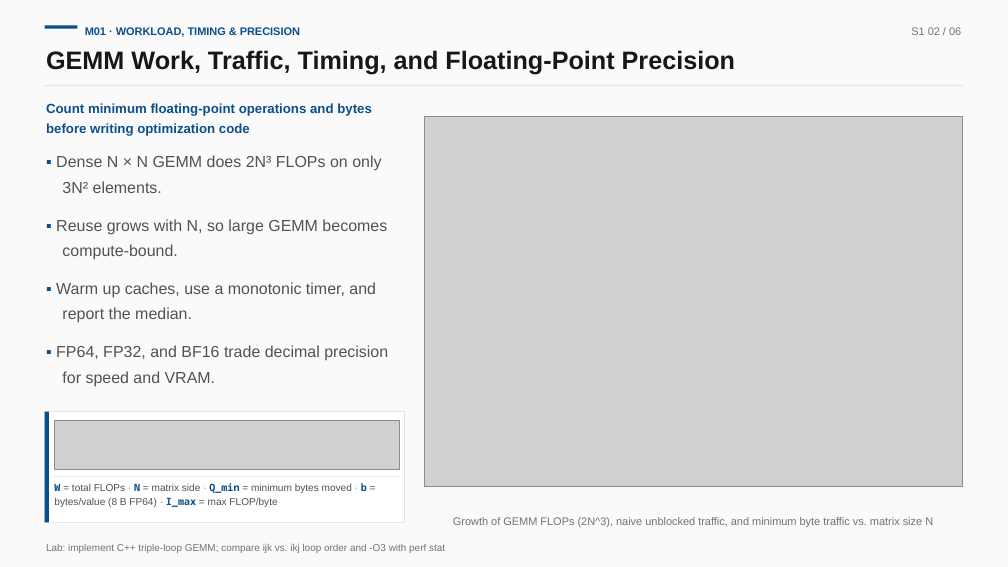
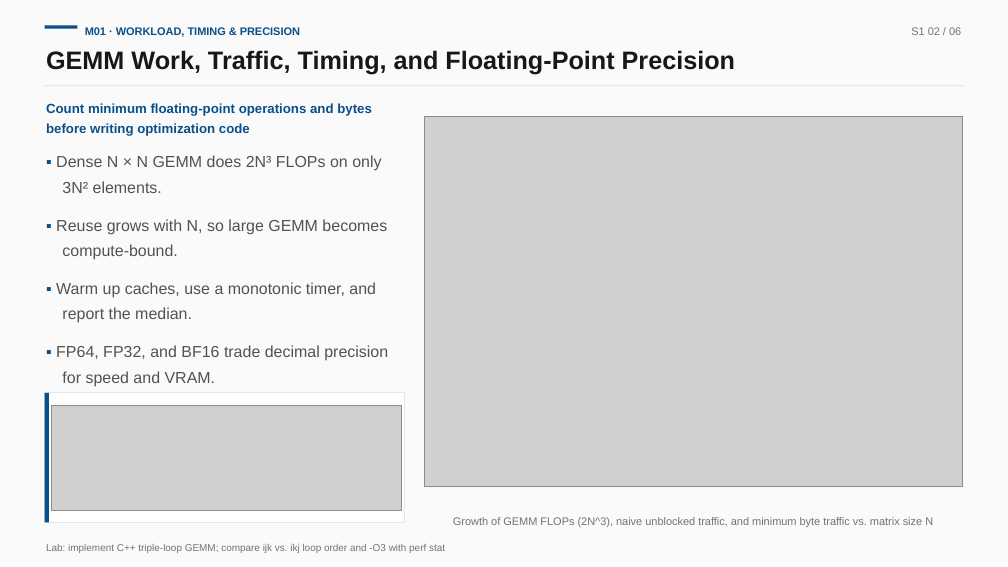
Before and after one commit to hkust-asc/asc27-curriculum, a slide deck: slide 2 of slides/odp/01-stage1-foundations.odp. Drawn at 1008x567 pixels with LibreOffice and Linux fonts; fonts in the diff are those of the drawing; grey boxes stand for pictures. Boxes give left, top, right and bottom in pixels: in the first picture for what was removed or moved away, otherwise in the second. Text is boxed around its words. In the diff, an @@ line names an element or a change of style, - is before the commit and + after.

```diff
--- a/slides/odp/01-stage1-foundations.odp
+++ b/slides/odp/01-stage1-foundations.odp
@@ rectangle: place and size @@
-rectangle at [45, 411, 405, 522]
+rectangle at [45, 393, 405, 523]
@@ rectangle: place and size @@
-rectangle at [45, 411, 49, 522]
+rectangle at [45, 393, 49, 523]
@@ picture: place and size @@
-picture at [54, 420, 400, 470]
+picture at [52, 405, 402, 510]
@@ rectangle removed at [53, 476, 400, 477] @@
@@ text removed at [54, 482, 367, 507] @@
-W = total FLOPs · N = matrix side · Q_min = minimum bytes moved · b = bytes/value (8 B FP64) · I_max = max FLOP/byte
```
Also in this commit, not shown: 3 other slides changed, 25 other files.
